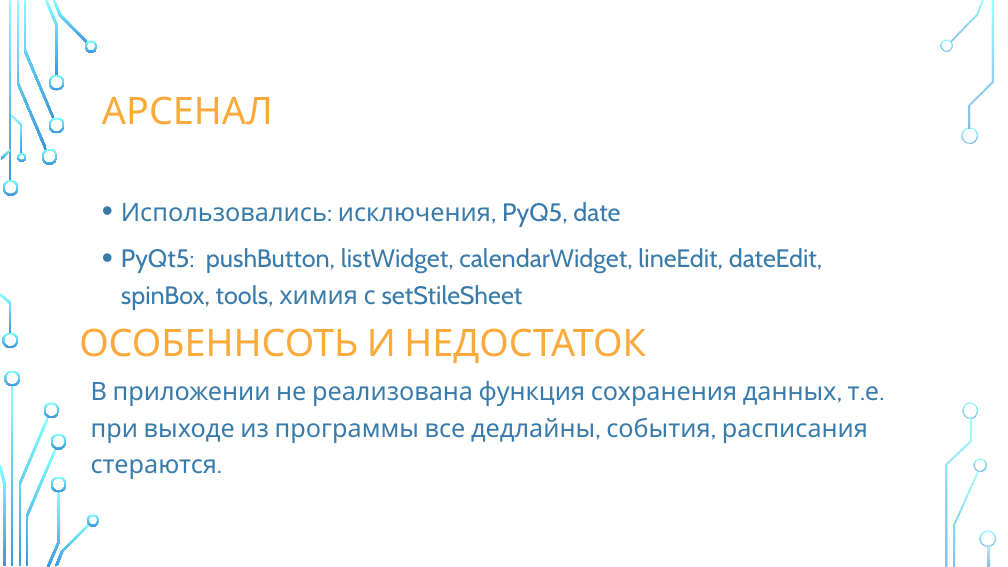
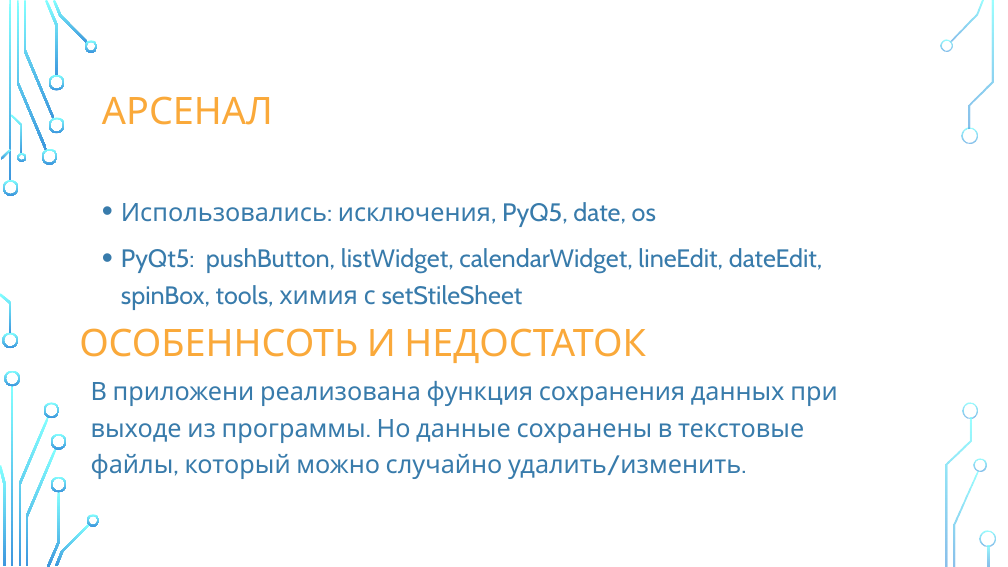
Before and after one commit to Annstasia/project, a slide deck: slide 4 of deadline.pptx. Drawn at 1008x567 pixels with LibreOffice and Linux fonts; fonts in the diff are those of the drawing; background and template pictures are left out. Boxes give left, top, right and bottom in pixels: in the first picture for what was removed or moved away, otherwise in the second. Text is boxed around its words. In the diff, an @@ line names an element or a change of style, - is before the commit and + after.

```diff
--- a/deadline.pptx
+++ b/deadline.pptx
@@ text at (121,202,656,227): text changed @@
-• Использовались: исключения, PyQ5, date
+• Использовались: исключения, PyQ5, date, os
@@ text at (91,381,837,479): text changed @@
-В приложении не реализована функция сохранения данных, т.е. при выходе из программы все дедлайны, события, расписания стераются.
+В приложени реализована функция сохранения данных при выходе из программы. Но данные сохранены в текстовые файлы, который можно случайно удалить/изменить.
```
Also in this commit, not shown: 1 other slide changed, 1 other file.
